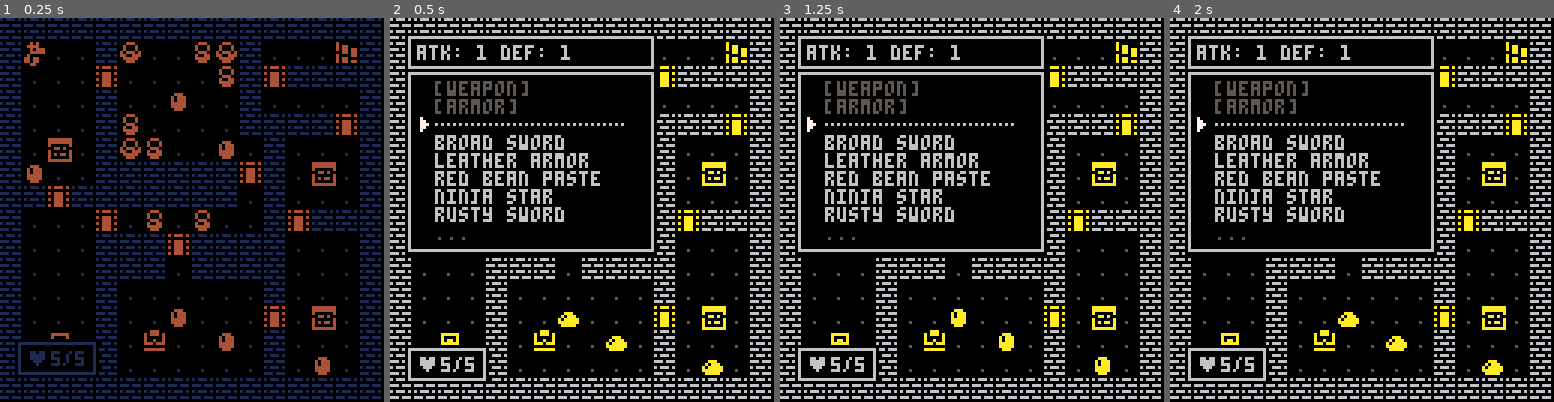
Above: before the commit, frames 1-4 (left to right).
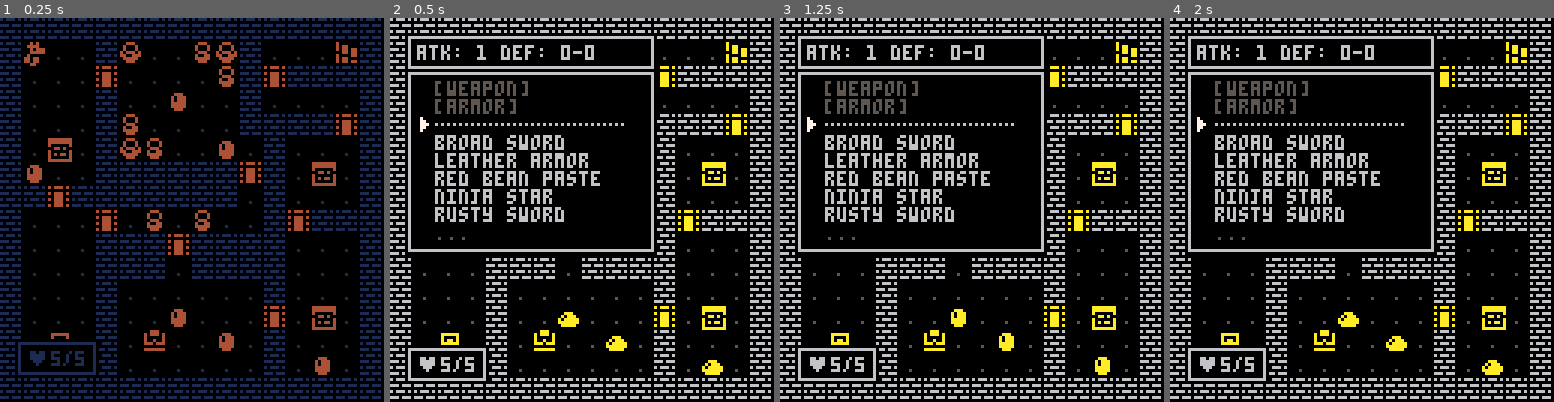
Above: after the commit, the same moments.

Repository: joeygibson/pico-8
Game: PICO-8 cartridge pork.p8
Same seed, same stepped clock (60 frames per second), same inputs: the game is played once before the commit and once after it.
Inputs:
- Up to frame 1 (0.25 s): no input
- Up to frame 2 (0.5 s): tap X (X key) at 0.33 s
- Up to frame 3 (1.25 s): tap O (Z key) at 0.7 s; tap X (X key) at 1.07 s
- Up to frame 4 (2 s): hold Right from 1.6 s (still down); tap O (Z key) at 1.7 s; tap X (X key) at 1.85 s

Frame 1 is identical in both runs. In frame 2, 0.2% of the frame differs, in the area x 44-54%, y 7-11%; in frame 3, 0.2%; in frame 4, 0.2%.

Commit message:
pork: starting defense

Diff:
--- a/pork.p8
+++ b/pork.p8
@@ -13,6 +13,8 @@
 	mob_los={4,4}
 	itm_name={"broad sword","leather armor","red bean paste","ninja star","rusty sword"}
 	itm_type={"wep","arm","fud","thr","wep"}
+	itm_stat1={2,0,1,1,1}
+	itm_stat2={0,2,0,0,0}
 	_upd=update_game
 	_drw=draw_game
 	debug={}
@@ -387,6 +389,9 @@
 
 function hit_mob(atkm,defm)
 	local dmg=atkm.atk
+	local def=defm.def_min+flr(rnd(defm.def_max-defm.def_min)+1)
+	dmg-=min(def,dmg)
+	debug[1]=def
 	defm.hp-=dmg 	-- do damage to defender
 	defm.flash=10
 
@@ -522,6 +527,23 @@
 	until #cand==0
 end
 
+function update_stats()
+	local atk,dmin,dmax=1,0,0
+
+	if eqp[1] then
+		atk+=itm_stat1[eqp[1]]
+	end
+
+	if eqp[2] then
+		dmin+=itm_stat1[eqp[2]]
+		dmax+=itm_stat2[eqp[2]]
+	end
+
+	p_mob.atk=atk
+	p_mob.def_min=dmin
+	p_mob.def_max=dmax
+end
+
 -->8
 -- ui
 function add_wind(_x,_y,_w,_h,_txt)
@@ -644,7 +666,7 @@
 	inv_wind.cur=3
 	inv_wind.col=col
 
-	stat_wind=add_wind(5,5,84,13,{"atk: 1 def: 1"})
+	stat_wind=add_wind(5,5,84,13,{"atk: "..p_mob.atk.." def: "..p_mob.def_min.."-"..p_mob.def_max})
 	cur_wind=inv_wind
 end
 
@@ -688,8 +710,12 @@
 	elseif verb=="throw" then
 	end
 
+	update_stats()
+
 	if after=="back" then
 		use_wind.dur=0
+		del(wind,inv_wind)
+		del(wind,stat_wind)
 		show_inv()
 		inv_wind.cur=i
 	elseif after=="game" then
@@ -714,6 +740,8 @@
 		hp=mob_hp[typ],
 		hp_max=mob_hp[typ],
 		atk=mob_atk[typ],
+		def_min=0,
+		def_max=0,
 		los=mob_los[typ],
 		task=ai_wait
 	}
